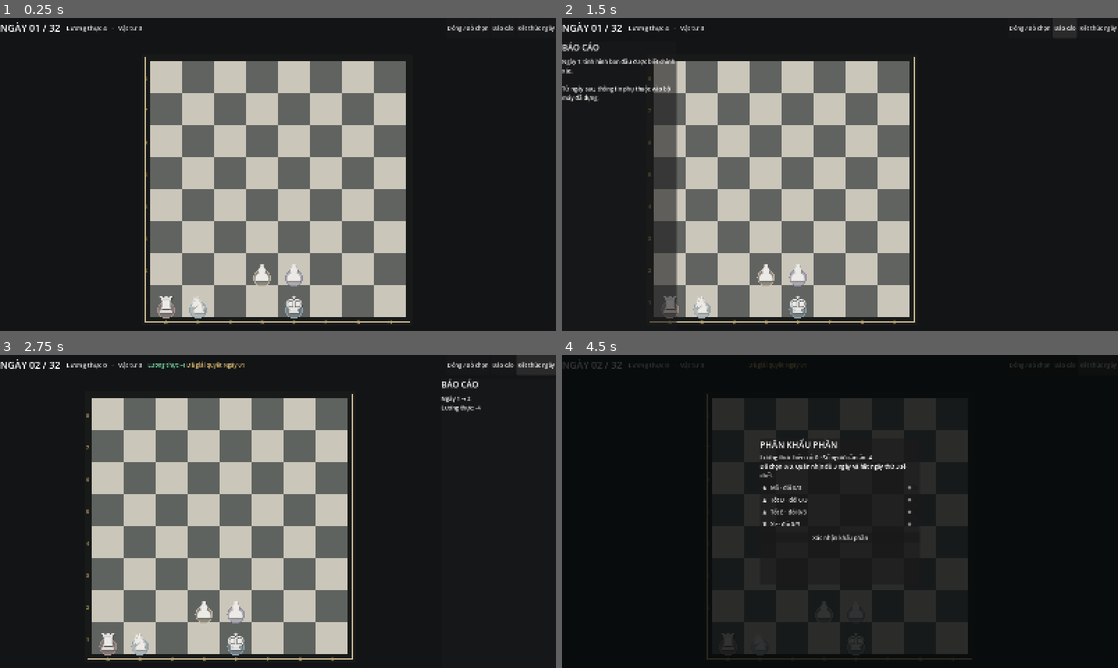
Above: before the commit, frames 1-4 (two rows, left to right).
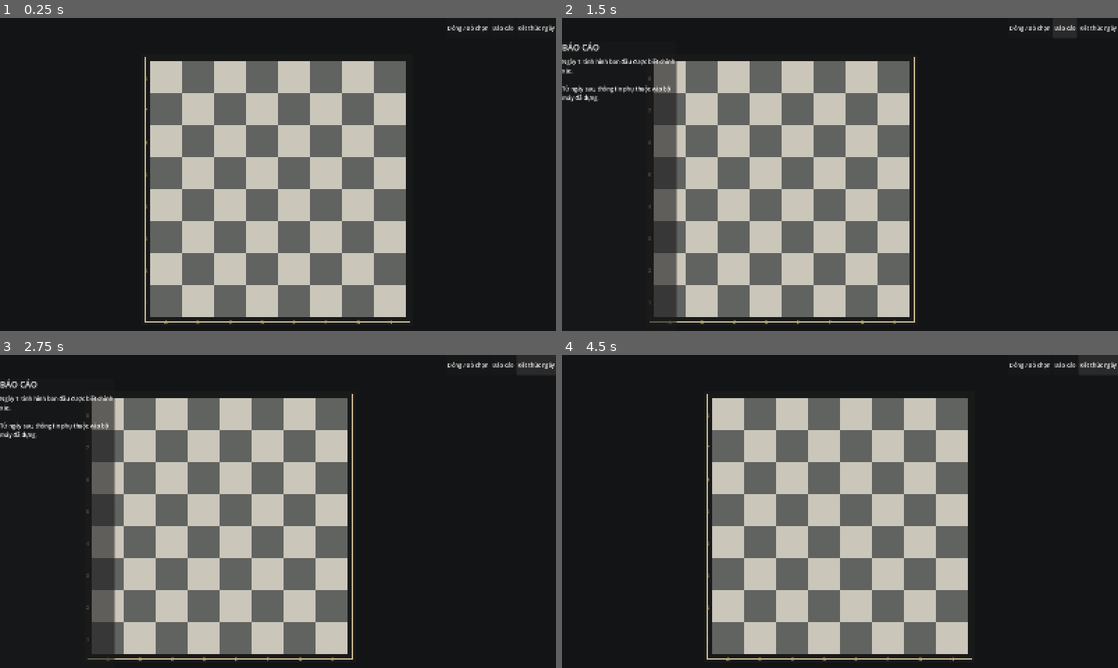
Above: after the commit, the same moments.

Repository: LonelyChromosome/demoX
Game: Godot game, scene res://src/app/main.tscn
Two runs of this game, one before a commit and one after it. Both use one fixed random seed, a clock stepped at 60 frames per second and the inputs below.
Inputs:
- Up to frame 1 (0.25 s): no input
- Up to frame 2 (1.5 s): click "Đóng / Bỏ chọn" at 0.5 s; click "Báo cáo" at 1.25 s
- Up to frame 3 (2.75 s): click "Kết thúc ngày" at 2 s
- Up to frame 4 (4.5 s): click "Đóng / Bỏ chọn" at 2.75 s; click "Báo cáo" at 3.5 s; click "Kết thúc ngày" at 4.25 s

The runs differ from the first frame. In frame 1, 1.0% of the frame differs, in the area x 0-55%, y 1-96%; in frame 2, 0.9%; in frame 3, 5.4%; in frame 4, 38%, in the area x 0-100%, y 0-98%.
Error after the commit: Parse Error: Cannot infer the type of "construction_building" variable because the value doesn't have a set type. (res://src/board/board_controller.gd:109)

Commit message:
fix: auto-assign builders on construction drop

Diff:
--- a/src/board/board_controller.gd
+++ b/src/board/board_controller.gd
@@ -106,13 +106,20 @@
 		view.flash_invalid_cell(target)
 		return false
 
+	var construction_building := turn_manager.get_construction_building_at(target)
 	var job_slot := turn_manager.get_job_slot_at(target)
 	turn_manager.queue_move(unit_id, target)
-	if not job_slot.is_empty() and not turn_manager.plan_job_drop(unit_id, target):
-		turn_manager.cancel_move(unit_id)
-		view.flash_invalid_cell(target)
-		return false
-	if job_slot.is_empty():
+	if construction_building != null:
+		if not turn_manager.plan_construction_drop(unit_id, target):
+			turn_manager.cancel_move(unit_id)
+			view.flash_invalid_cell(target)
+			return false
+	elif not job_slot.is_empty():
+		if not turn_manager.plan_job_drop(unit_id, target):
+			turn_manager.cancel_move(unit_id)
+			view.flash_invalid_cell(target)
+			return false
+	else:
 		turn_manager.plan_job_drop(unit_id, target)
 	_refresh_view()
 	return true
